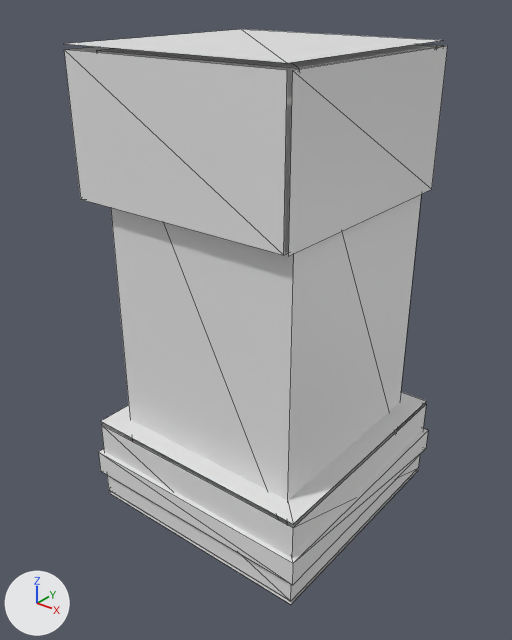
Before and after pictures for a commit that changed the OBJ model tools/armor_src/models/entity/snowshroud/chest_arm_r.obj.
Both versions are drawn from a camera (50 mm lens) standing at (0.197, -0.744, 1.493) and looking at (-0.382, -0.019, 1.044). Arrows for +X, +Y and +Z are at lower left; the lights stay in place. The older version comes first. Mesh edges are drawn as thin lines. Where no turn or scale is listed for an object, it has been applied to the vertices.

In view in the first picture: 'chest_arm_r'.
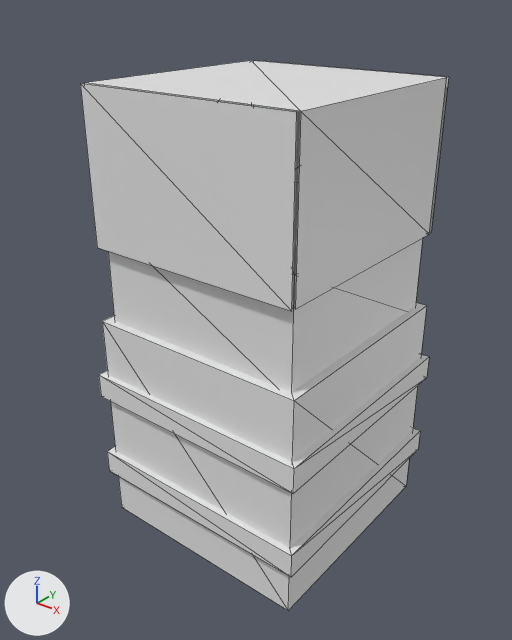
Where the change shows, as pixel boxes [x1, y1, x2, y2] in the pictures (512 x 640 px):
```json
{"object": "chest_arm_r", "change": "reshaped", "before": [64, 29, 448, 604], "after": [80, 60, 449, 611]}
{"part": 1, "of": "me_chest_arm_r", "change": "added", "after": [108, 183, 423, 393]}
{"part": 2, "of": "me_chest_arm_r", "change": "added", "after": [102, 303, 427, 611]}
{"part": 3, "of": "me_chest_arm_r", "change": "added", "after": [107, 428, 420, 577]}
{"part": 4, "of": "me_chest_arm_r", "change": "added", "after": [99, 354, 429, 494]}
{"part": 5, "of": "me_chest_arm_r", "change": "rebuilt", "before": [96, 45, 436, 528], "after": [85, 61, 447, 309], "on screen": "6% wider, 49% shorter"}
{"part": 6, "of": "me_chest_arm_r", "change": "deleted", "before": [68, 29, 448, 604]}
{"part": 7, "of": "me_chest_arm_r", "change": "reshaped", "before": [64, 44, 443, 255], "after": [80, 60, 449, 311]}
```

Scene script edits in JSON lines:
```json
{"block": "me_chest_arm_r", "where": "# used by ob_chest_arm_r; location = (0.0, 0.0, 0.0)"}
{"block": "me_chest_arm_r", "where": "# verts and faces of me_chest_arm_r; kept vertices keep their numbers, new ones are numbered from 48"}
{"block": "me_chest_arm_r", "where": "# before: 32 (-0.562, -0.169, 1.413) at pixel (63, 49), 33 (-0.562, -0.169, 1.225) at pixel (80, 199), 34 (-0.225, -0.169, 1.225) at pixel (283, 255), 35 (-0.225, -0.169, 1.413) at pixel (287, 69), 36 (-0.225, 0.169, 1.413) at pixel (443, 45)"}
{"block": "me_chest_arm_r", "where": "# before: 37 (-0.225, 0.169, 1.225), 38 (-0.562, 0.169, 1.225), 39 (-0.562, 0.169, 1.413)"}
{"op": "remove", "block": "me_chest_arm_r", "code": "me_chest_arm_r.from_pydata(...)  # 48 vertices, 48 faces; spans x -0.562..-0.188, y -0.187..0.188, z 0.744..1.419"}
{"op": "add", "block": "me_chest_arm_r", "code": "me_chest_arm_r.from_pydata(...)  # 48 vertices, 60 faces; spans x -0.553..-0.197, y -0.178..0.178, z 0.712..1.375"}
{"block": "me_chest_arm_r", "change": "me_chest_arm_r part 1: a new loose piece, a box spanning x -0.531..-0.219, y -0.156..0.156, z 1.038..1.2"}
{"block": "me_chest_arm_r", "change": "me_chest_arm_r part 2: a new loose piece, a box spanning x -0.544..-0.206, y -0.169..0.169, z 0.712..1.05"}
{"block": "me_chest_arm_r", "change": "me_chest_arm_r part 3: a new loose piece, a box spanning x -0.553..-0.197, y -0.178..0.178, z 0.788..0.825"}
{"block": "me_chest_arm_r", "change": "me_chest_arm_r part 4: a new loose piece, a box spanning x -0.553..-0.197, y -0.178..0.178, z 0.925..0.962"}
{"block": "me_chest_arm_r", "change": "me_chest_arm_r part 5: the loose piece of 8 vertices spanning x -0.525..-0.225, y -0.15..0.15, z 0.812..1.413 is rebuilt with 8 vertices and now spans x -0.538..-0.213, y -0.162..0.163, z 1.163..1.375"}
{"block": "me_chest_arm_r", "change": "me_chest_arm_r part 6: 6 loose pieces with 32 vertices, spanning x -0.562..-0.188, y -0.187..0.188, z 0.744..1.419, are deleted"}
{"block": "me_chest_arm_r", "change": "me_chest_arm_r part 7"}
{"op": "add", "block": "me_chest_arm_r", "code": "delete_vertices([*range(32, 40)])  # with the faces that use them"}
{"op": "add", "block": "me_chest_arm_r", "code": "verts[48] = (-0.538, -0.169, 1.375)  # pixel (80, 83)"}
{"op": "add", "block": "me_chest_arm_r", "code": "verts[49] = (-0.538, -0.169, 1.163)  # pixel (97, 247)"}
{"op": "add", "block": "me_chest_arm_r", "code": "verts[50] = (-0.538, 0.169, 1.163)"}
{"op": "add", "block": "me_chest_arm_r", "code": "verts[51] = (-0.538, 0.169, 1.375)  # pixel (253, 60)"}
{"op": "add", "block": "me_chest_arm_r", "code": "for new, old in zip([*range(52, 56)], [*range(48, 52)]): verts[new] = verts[old] + (0.325, 0.0, 0.0)"}
{"op": "add", "block": "me_chest_arm_r", "code": "faces += [(48, 49, 53), (48, 53, 52), (50, 55, 54), (50, 51, 55)]"}
```
